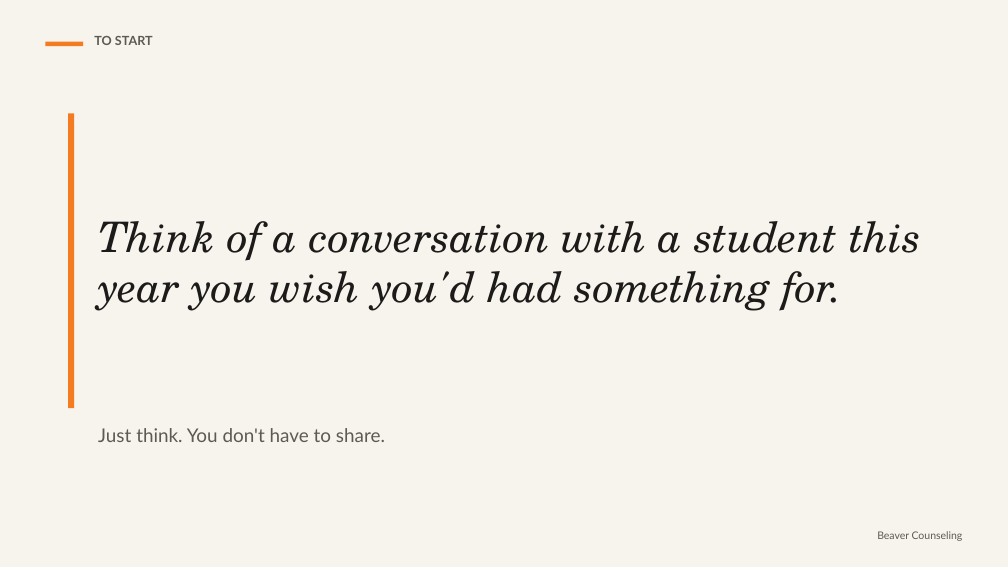
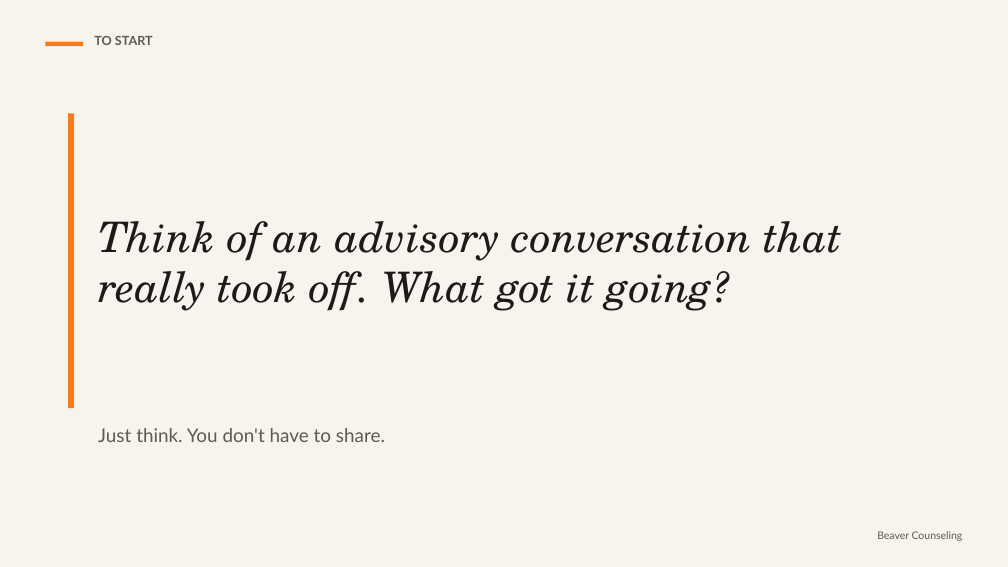
Before and after one commit to rmwtoolkit/bcds-toolkit, a slide deck: slide 6 of decks/using-the-toolkit-lesson-v2.pptx. Drawn at 1008x567 pixels with LibreOffice and Linux fonts; fonts in the diff are those of the drawing. Boxes give left, top, right and bottom in pixels: in the first picture for what was removed or moved away, otherwise in the second. Text is boxed around its words. In the diff, an @@ line names an element or a change of style, - is before the commit and + after.

```diff
--- a/decks/using-the-toolkit-lesson-v2.pptx
+++ b/decks/using-the-toolkit-lesson-v2.pptx
@@ text at <box>98,221,842,311</box>: text changed @@
-Think of a conversation with a student this year you wish you'd had something for.
+Think of an advisory conversation that really took off. What got it going?
```
Also in this commit, not shown: 6 other slides changed, 6 slides added, 10 slides removed, 2 other files.
